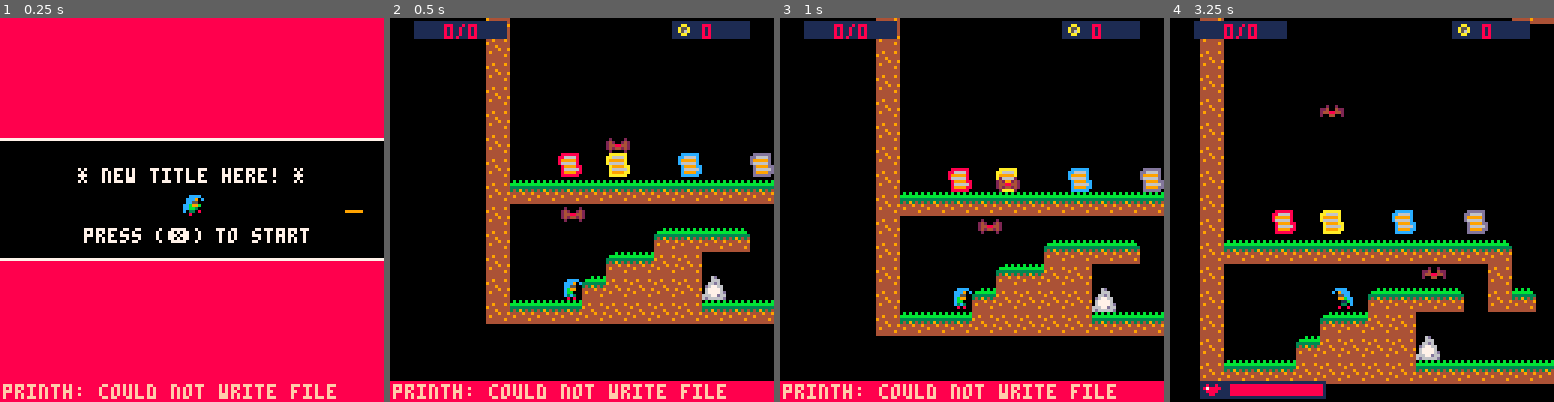
Above: before the commit, frames 1-4 (left to right).
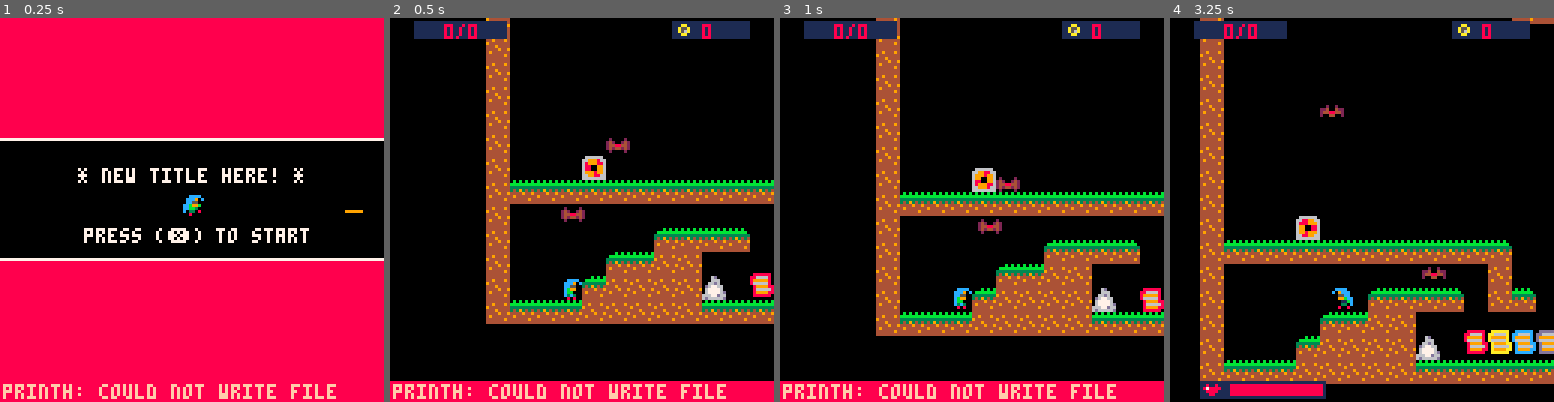
Above: after the commit, the same moments.

Repository: Mizar01/last_spellcaster
Game: PICO-8 cartridge microvania.p8
The game is run twice, just before and just after one commit, with the same random seed, the same clock (stepped at 60 frames per second) and the same inputs.
Inputs:
- Up to frame 1 (0.25 s): no input
- Up to frame 2 (0.5 s): tap X (X key) at 0.33 s
- Up to frame 3 (1 s): tap O (Z key) at 0.7 s
- Up to frame 4 (3.25 s): tap X (X key) at 1.07, 1.85, 2.97 s; hold Right 1.6-2.1 s; tap O (Z key) every 0.4 s from 1.7 to 2.9 s; hold Up 2.15-2.42 s; hold Right 2.47-3.03 s; hold Left from 3.08 s (still down)

Frame 1 is identical in both runs. In frame 2, 2.0% of the frame differs, in the area x 43-100%, y 35-73%; in frame 3, 1.9%; in frame 4, 2.9%, in the area x 26-100%, y 50-88%.

Commit message:
added switch object and did some chars/token opt.

Diff:
--- a/game/compressed_maps.lua
+++ b/game/compressed_maps.lua
@@ -1,3 +1,3 @@
 stage_compressed_maps = {
-	[[1z1G0z0D1"0z0D1"0z0D1"0:1,0x1"0z0D1"0z0D1"071$0,1"0u1"0z0 …(128 unchanged characters)… G1"0u1"0z0D1"0D1"0x1"0z0D1"0$b!0B1"0u1"0"A!0!B!0"C!0"D!0z091.081"0x1"0"a!0(1!0"6!0z051"0&1$0!1"0!1$0z021"0$1$0)1#001"0x1"0"f!1%6!0(v#0!1!0's!0'1!0&e!0q1z1G]],
+	[[1z1G0z0D1"0z0D1"0z0D1"0:1,0x1"0z0D1"0z0D1"071$0,1"0u1"0z0 …(128 unchanged characters)… G1"0u1"0z0D1"0D1"0x1"0z0D1"0$b!0B1"0u1"0#7!0z0@1.081"0x1"0"a!0(1!0"6!0z051"0&1$0!1"0!1$0z021"0$1$0)1#001"0x1"0"f!1%6!0!A!B!C!D!0#v#0!1!0's!0'1!0&e!0q1z1G]],
 }
--- a/game/enemies.lua
+++ b/game/enemies.lua
@@ -168,6 +168,7 @@
         dstar(l,[[
 fixed = true
 life = 10
+hitbox = { x=0;y=0;x2=7;y2=7}
         ]])
         add(obj_solids, l)
         return sm(l, c_vine)
--- a/game/hud.lua
+++ b/game/hud.lua
@@ -46,9 +46,9 @@
 clsinh(c_player_life_bar, c_hud_element)
 
 c_slide_text = {
-    new = function(y, msg, parent_mgr)
+    new = function(y, msg)
         local calc_x = 122 - #msg * 5
-        local l = c_hud_element.new(calc_x, y, parent_mgr)
+        local l = c_hud_element.new(calc_x, y, game.mgr.hud_mgr)
         l.msg = msg
         l.final_pos = calc_x
         l.fixedx = l.final_pos + 250
--- a/game/misc.lua
+++ b/game/misc.lua
@@ -227,17 +227,40 @@
 }
 clsinh(c_interactive, c_obj)
 
+c_focuslith = {
+    new = function(x, y, parent_mgr)
+        local l = c_interactive.new(x, y, parent_mgr)
+        l.spr.idle = { ss = 11 }
+        return sm(l, c_focuslith)
+    end,
+    interact = function(self)
+        player:switch_element()
+    end,
+    draw = function(self)
+        pal(7, altern_time(0.5) and el_colors[player.cur_el] or 7)
+        c_interactive.draw(self)
+        pal()
+    end
+}
+clsinh(c_focuslith, c_interactive)
+
 c_switchlith = {
     new = function(x, y, parent_mgr)
         local l = c_interactive.new(x, y, parent_mgr)
-        l.spr.idle = { ss = 11 }
+        l.spr.idle = dstarc("sprites={27;28;29}; fps=10; loop=true")
+        l.on = false
         return sm(l, c_switchlith)
     end,
     interact = function(self)
-        player:switch_element()
-    end,
-    draw = function(self)
-        pal(7, altern_time(0.5) and el_colors[player.cur_el] or 7)
+        if (player.cur_el != el_thunder) then
+            c_slide_text.new(30, "You need thunder")
+            return
+        end
+        -- TODO: activate / deactivate
+        self.on = not self.on
+    end,
+    draw = function(self)
+        pal(7, self.on and 11 or 8) pal(10, self.on and 3 or 9)
         c_interactive.draw(self)
         pal()
     end
@@ -259,7 +282,7 @@
     interact = function(self)
         player.cur_el = self.el
         player.avail_elements[self.el] = true
-        c_slide_text.new(30, el_cls[self.el].name.." acquired", game.mgr.hud_mgr)
+        c_slide_text.new(30, el_cls[self.el].name.." acquired")
         self:del()
     end,
     draw = function(self)
--- a/game/player.lua
+++ b/game/player.lua
@@ -235,7 +235,7 @@
 		while true do
 			if (self.avail_elements[s1]) then
 				self.cur_el = s1
-				c_slide_text.new(30, "switched to "..el_cls[s1].name, game.mgr.hud_mgr)
+				c_slide_text.new(30, "switched to "..el_cls[s1].name)
 				break
 			end
 			s1 = s1 % 4 + 1
--- a/game/utils.lua
+++ b/game/utils.lua
@@ -206,9 +206,10 @@
                 player.x, player.y = px, py
             elseif (t == "a" or t == "b") then -- bats
                 c_bat.new(px, py, t == "a", emgr)
-            elseif (t == "6") then -- switchlith
+            elseif (t == "6") then -- focuslith
+                c_focuslith.new(px, py, mmgr)
+            elseif (t == "7") then -- switchlith 1 (activates other indexes (TODO))
                 c_switchlith.new(px, py, mmgr)
-            elseif (t == "7") then -- teleport pair 2
 			elseif (t == "8") then -- dead
             elseif (t == "e") then -- dog
 				c_walk_en.new(px, py, "dog")
--- a/map_compressor2.p8
+++ b/map_compressor2.p8
@@ -17,7 +17,8 @@
 -- legend:
 -- space = empty
 -- 1 = solid terrain block
--- 6 = switchlith
+-- 6 = focuslith
+-- 7 = switchlith 1 (activates other indexes (TODO))
 -- a = horizontal bat
 -- b = vertical bat
 -- c = laser cannon h,v directions
@@ -95,12 +96,12 @@
 1                                                                         1 1                                                                                                                                                                                 1
 1                                                                                                                                                                                                                                                             1
 1         b                                                                     1 1                                                                                                                                                                           1
-1     A   B     C     D                                                                                                                                                                                                                                       1
+1       7                                                                                                                                                                                                                                                     1
 1 1 1 1 1 1 1 1 1 1 1 1 1                                                 1 1                                                                                                                                                                                 1
 1     a                 1     6                                                                                                                                                                                                                               1
 1             1 1 1 1   1 1   1 1 1 1                                                                                                                                                                                                                         1
 1         1 1 1 1                   1 1 1                                 1 1                                                                                                                                                                                 1
-1     f 1 1 1 1 1 6                 v v v   1               s               1             e                                                                                                                                                                   1
+1     f 1 1 1 1 1 6   A B C D       v v v   1               s               1             e                                                                                                                                                                   1
 1 1 1 1 1 1 1 1 1 1 1 1 1 1 1 1 1 1 1 1 1 1 1 1 1 1 1 1 1 1 1 1 1 1 1 1 1 1 1 1 1 1 1 1 1 1 1 1 1 1 1 1 1 1 1 1 1 1 1 1 1 1 1 1 1 1 1 1 1 1 1 1 1 1 1 1 1 1 1 1 1 1 1 1 1 1 1 1 1 1 1 1 1 1 1 1 1 1 1 1 1 1 1 1 1 1 1 1 1 1 1 1 1 1 1 1 1 1 1 1 1 1 1 1 1 1 1 1
 ]],
 }
--- a/microvania.p8
+++ b/microvania.p8
@@ -25,14 +25,14 @@
 00700700d7ddddddd7ddddddddddddddddddddddddddddddb63b3bb3000000000000000000000000000000000677776d07666667000000000000000000000000
 00000000d77ddd6dd77ddd6dd77ddd6dd77ddd6dd77ddd6d33bbb3b60000000000000000000000000000000066677d6607999977000000000000000000000000
 00000000dddddddddddddddddddddddddddddddddddddddd33333333000000000000000000000000000000006d66666d07777770000000000000000000000000
-00000000999999990ffffff0f00ff00f0ff000ffff000ff000000000000000000000000000000000000000000000000000000000000000000000000000000000
-0000000099999999ffffffffffffffffffffffffffffffff00000000000000000000000000000000000000000000000000000000000000000000000000000000
-000000009999a999f999a99f9ff99ff9f99fff9999fff99f00000000000000000000000000000000000000000000000000000000000000000000000000000000
-0000000099999a9999999a9999999a9999999a9999999a9900000000000000000000000000000000000000000000000000000000000000000000000000000000
-00000000949999999499999994999999949999999499999900000000000000000000000000000000000000000000000000000000000000000000000000000000
-00000000994999999949999999499999994999999949999900000000000000000000000000000000000000000000000000000000000000000000000000000000
-00000000999994999999949999999499999994999999949900000000000000000000000000000000000000000000000000000000000000000000000000000000
-00000000999999999999999999999999999999999999999900000000000000000000000000000000000000000000000000000000000000000000000000000000
+00000000999999990ffffff0f00ff00f0ff000ffff000ff000000000000000000000000000000000000000000666666006666660066666600000000000000000
+0000000099999999ffffffffffffffffffffffffffffffff000000000000000000000000000000000000000066aaa7666677aa6666aa77660000000000000000
+000000009999a999f999a99f9ff99ff9f99fff9999fff99f000000000000000000000000000000000000000067aaa7766777aaa66aaa7aa60000000000000000
+0000000099999a9999999a9999999a9999999a9999999a99000000000000000000000000000000000000000067700aa66aa007766aa00aa60000000000000000
+000000009499999994999999949999999499999994999999000000000000000000000000000000000000000067700aa66aa0077667700aa60000000000000000
+00000000994999999949999999499999994999999949999900000000000000000000000000000000000000006aaa7aa66aa7aaa667aaa7760000000000000000
+000000009999949999999499999994999999949999999499000000000000000000000000000000000000000066aa77666677aa6666aaa7660000000000000000
+00000000999999999999999999999999999999999999999900000000000000000000000000000000000000006666666666666666666666660000000000000000
 00000000444444440b0b0b000b0b0b0b000b0b0b0b0b0b0000000000000000000000000000000000000000000000000000000000000000000000000000000000
 00000000449444940bbbbbb0bbbbbbbb0bbbbbbbbbbbbbb000000000000000000000000000000000000000000000000000000000000000000000000000000000
 00000000944444443333333333333333333333333333333300000000000000000000000000000000000000000000000000000000000000000000000000000000
Not shown, changed: TODO.txt
